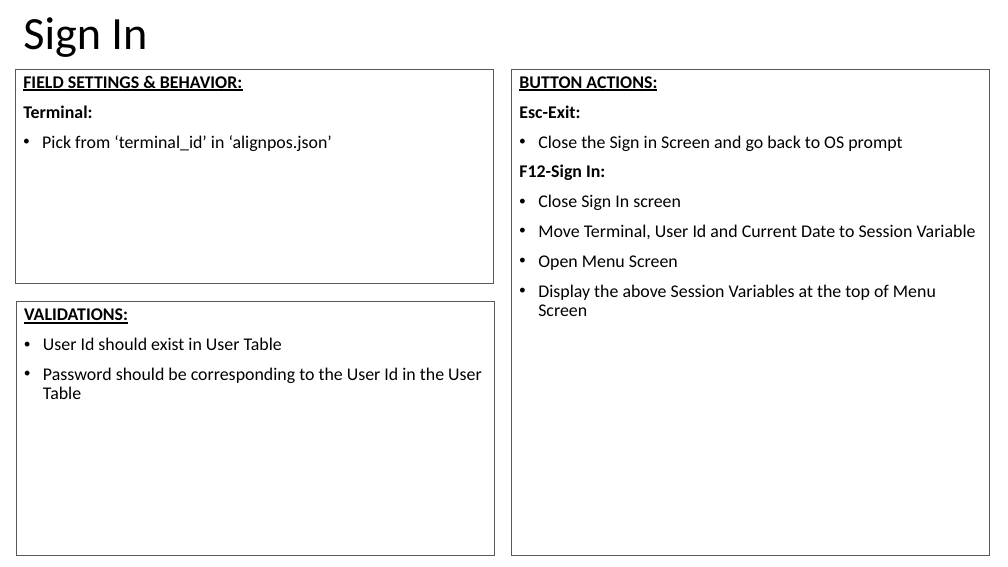
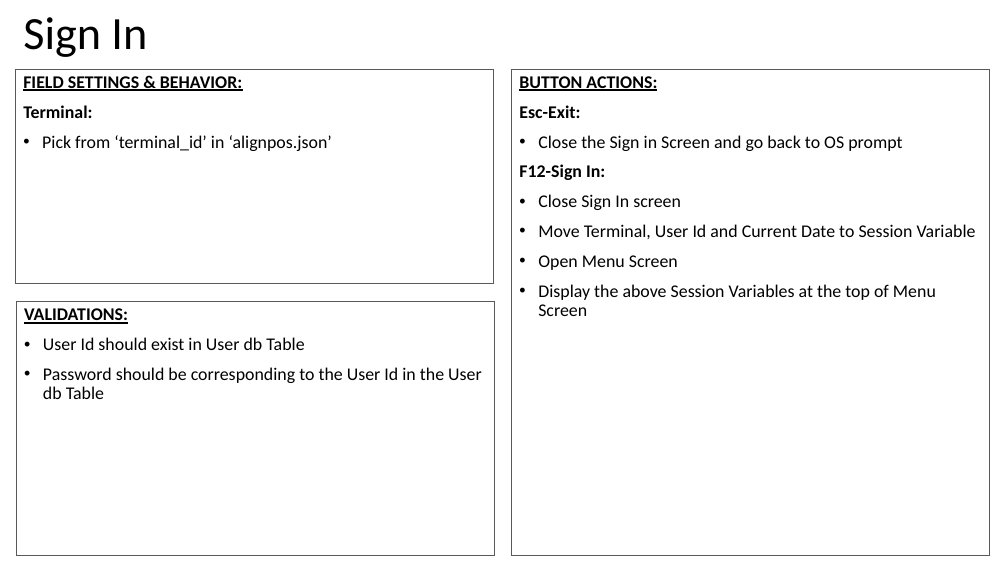
Before and after one commit to valignit/Documents, a slide deck: slide 2 of brief-specs.pptx. Drawn at 1008x567 pixels with LibreOffice and Linux fonts; fonts in the diff are those of the drawing. Boxes give left, top, right and bottom in pixels: in the first picture for what was removed or moved away, otherwise in the second. Text is boxed around its words. In the diff, an @@ line names an element or a change of style, - is before the commit and + after.

```diff
--- a/brief-specs.pptx
+++ b/brief-specs.pptx
@@ text in rectangle at box(43, 337, 482, 399): text changed @@
-• User Id should exist in User Table
-• Password should be corresponding to the User Id in the User Table
+• User Id should exist in User db Table
+• Password should be corresponding to the User Id in the User db Table
```
Also in this commit, not shown: 24 other slides changed, 1 slide added.
